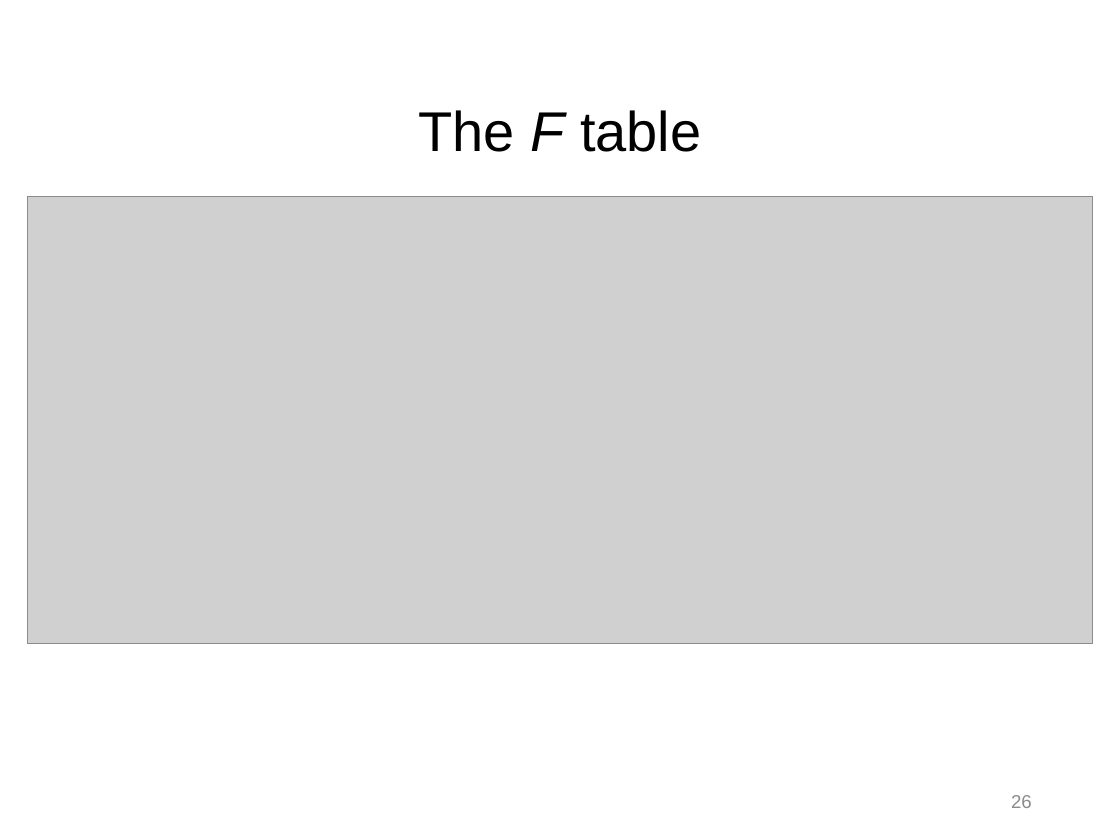
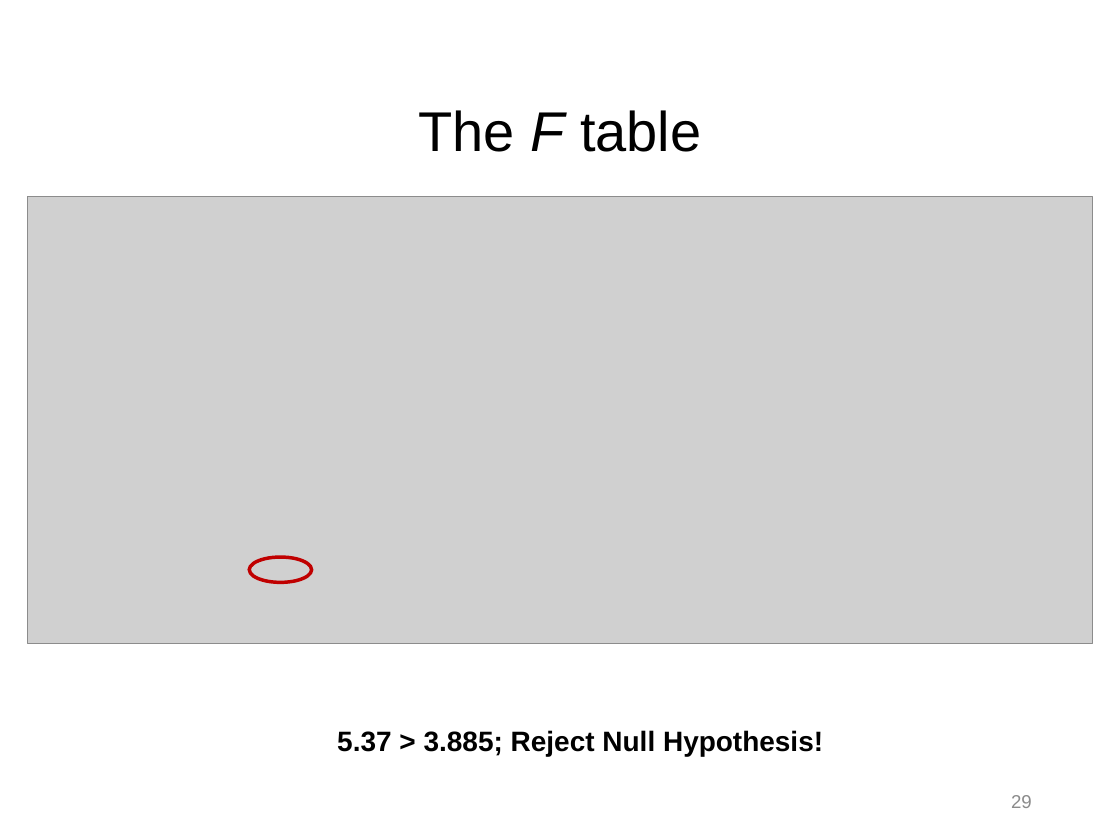
Before and after one commit to npm27/Teaching-Materials, a slide deck: slide 29 of Stats/Slides/5 Chapter 12 Slides.pptx (slide 26 before the commit). Drawn at 1120x840 pixels with LibreOffice and Linux fonts; fonts in the diff are those of the drawing; grey boxes stand for pictures. Boxes give left, top, right and bottom in pixels: in the first picture for what was removed or moved away, otherwise in the second. Text is boxed around its words. In the diff, an @@ line names an element or a change of style, - is before the commit and + after.

```diff
--- a/Stats/Slides/5 Chapter 12 Slides.pptx
+++ b/Stats/Slides/5 Chapter 12 Slides.pptx
@@ ellipse added at bbox=[250, 557, 312, 582], outline #C00000 2.25 pt @@
@@ text added at bbox=[337, 730, 823, 756], 18 pt, text #000000, bold @@
+5.37 > 3.885; Reject Null Hypothesis!
@@ page number at bbox=[1011, 795, 1032, 808]: text changed @@
-26
+29
```
Also in this commit, not shown: 20 other slides changed, 3 slides added.
